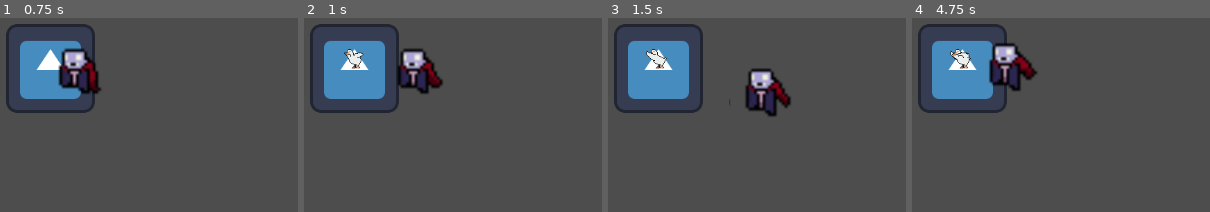
Above: before the commit, frames 1-4 (left to right).
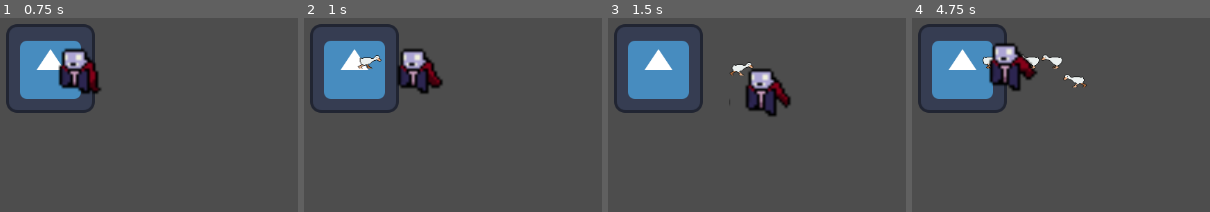
Above: after the commit, the same moments.

Repository: MatthewDulworth/gmtk26
Game: Godot game, scene res://lukes_level_DONT_TOUCH/level.tscn
Two runs of this game, one before a commit and one after it. Both use one fixed random seed, a clock stepped at 60 frames per second and the inputs below. This scene is started directly instead of the project's main scene. The engine's default icon, where the game draws it, is replaced by a stand-in: a white triangle on a blue panel in a dark square.
Inputs:
- Up to frame 1 (0.75 s): tap Enter at 0.5 s; hold D (move_right) from 0.53 s (still down); hold Shift (shoot) from 0.53 s (still down)
- Up to frame 2 (1 s): keep holding D (move_right); keep holding Shift (shoot)
- Up to frame 3 (1.5 s): release D (move_right) at 1.28 s; release Shift (shoot) at 1.28 s; hold S (move_down) from 1.28 s (still down); tap Shift (shoot) at 1.35 s
- Up to frame 4 (4.75 s): release S (move_down) at 2.03 s; hold D (move_right) 2.03-2.78 s; hold Shift (shoot) 2.03-2.78 s; hold W (move_up) 2.78-3.53 s; tap Shift (shoot) at 2.85, 4.35 s; hold Shift (shoot) 3.53-4.28 s; hold A (move_left) from 3.53 s (still down)

Frame 1 is identical in both runs. In frame 2, 0.5% of the frame differs, in the area x 13-27%, y 15-27%; in frame 3, 0.5%; in frame 4, 1.1%, in the area x 12-59%, y 15-37%.
Error before the commit: Invalid access to property or key 'position' on a base object of type 'null instance'. (res://chracters/enemies/EnemyController.gd:57)

Commit message:
made enemy initialize its health and linked hurtbox and health

Diff:
--- a/chracters/enemies/EnemyController.gd
+++ b/chracters/enemies/EnemyController.gd
@@ -23,7 +23,7 @@
 	targetPlayer()
 	scale = scale * enemy_data.size_scale;
 	health.died.connect(func(): queue_free())
-	#health.initialize(enemy_data.max_health)
+	health.initialize(enemy_data.max_health)
 
 func _process(_delta: float) -> void:
 	targetPlayer()
--- a/chracters/enemies/enemy.tscn
+++ b/chracters/enemies/enemy.tscn
@@ -3,10 +3,15 @@
 [ext_resource type="Script" uid="uid://wbbbadomml83" path="res://components/Health.gd" id="1_sufvk"]
 [ext_resource type="Script" uid="uid://rxxoy7r5m5q0" path="res://chracters/enemies/EnemyController.gd" id="1_yhatl"]
 [ext_resource type="Script" uid="uid://duoe8w4fbx8fc" path="res://components/HurtBox.gd" id="2_fwkbl"]
+[ext_resource type="Script" uid="uid://bdhvi88d3ihm2" path="res://chracters/enemies/EnemyData.gd" id="2_r7v4m"]
 [ext_resource type="Texture2D" uid="uid://ckdjpaasp8ydo" path="res://ASSets/Goose/Flap.png" id="4_cuw3f"]
 [ext_resource type="Texture2D" uid="uid://dhlpiecs6ndv8" path="res://ASSets/Goose/Idle.png" id="4_yhatl"]
 [ext_resource type="Texture2D" uid="uid://cai7wvm13476g" path="res://ASSets/Goose/Run.png" id="6_r7v4m"]
 [ext_resource type="Texture2D" uid="uid://3to73gt4a5n0" path="res://ASSets/Goose/Walk.png" id="7_6sxb8"]
+
+[sub_resource type="Resource" id="Resource_dgned"]
+script = ExtResource("2_r7v4m")
+metadata/_custom_type_script = "uid://bdhvi88d3ihm2"
 
 [sub_resource type="RectangleShape2D" id="RectangleShape2D_cwfla"]
 size = Vector2(30, 30)
@@ -132,9 +137,11 @@
 "speed": 5.0
 }]
 
-[node name="Enemy" type="CharacterBody2D" unique_id=976929462 node_paths=PackedStringArray("health")]
+[node name="Enemy" type="CharacterBody2D" unique_id=976929462 node_paths=PackedStringArray("health", "hurtbox")]
 script = ExtResource("1_yhatl")
+enemy_data = SubResource("Resource_dgned")
 health = NodePath("Health")
+hurtbox = NodePath("HurtBox")
 
 [node name="CollisionShape2D" type="CollisionShape2D" parent="." unique_id=959522981]
 position = Vector2(1, -14)
@@ -144,8 +151,9 @@
 script = ExtResource("1_sufvk")
 metadata/_custom_type_script = "uid://wbbbadomml83"
 
-[node name="HurtBox" type="Area2D" parent="." unique_id=1940937216]
+[node name="HurtBox" type="Area2D" parent="." unique_id=1940937216 node_paths=PackedStringArray("health")]
 script = ExtResource("2_fwkbl")
+health = NodePath("../Health")
 metadata/_custom_type_script = "uid://duoe8w4fbx8fc"
 
 [node name="AnimatedSprite2D" type="AnimatedSprite2D" parent="." unique_id=1927816173]
--- a/lukes_level_DONT_TOUCH/level.tscn
+++ b/lukes_level_DONT_TOUCH/level.tscn
@@ -14,13 +14,22 @@
 [sub_resource type="TileSet" id="TileSet_76gxs"]
 sources/1 = SubResource("TileSetAtlasSource_dgned")
 
+[sub_resource type="NavigationPolygon" id="NavigationPolygon_dgned"]
+vertices = PackedVector2Array(533.39844, 235.6875, -505.9922, 314.28906, -565.9922, -301.1797, 558.52344, -320.8125)
+polygons = Array[PackedInt32Array]([PackedInt32Array(0, 1, 2, 3)])
+outlines = Array[PackedVector2Array]([PackedVector2Array(-577, -311, 569, -331, 543, 245, -515, 325)])
+
 [node name="Level" type="Node2D" unique_id=2040812864]
 
 [node name="TileMapLayer" type="TileMapLayer" parent="." unique_id=624556665]
 tile_set = SubResource("TileSet_76gxs")
 
-[node name="EnemySpawner" parent="." unique_id=1096881686 instance=ExtResource("2_dgned")]
+[node name="EnemySpawner" parent="." unique_id=1096881686 node_paths=PackedStringArray("players") instance=ExtResource("2_dgned")]
+players = [NodePath("../Player")]
 
 [node name="Camera2D" type="Camera2D" parent="." unique_id=615763250]
 
 [node name="Player" parent="." unique_id=1399235571 instance=ExtResource("5_lo1vg")]
+
+[node name="NavigationRegion2D" type="NavigationRegion2D" parent="." unique_id=673393329]
+navigation_polygon = SubResource("NavigationPolygon_dgned")
